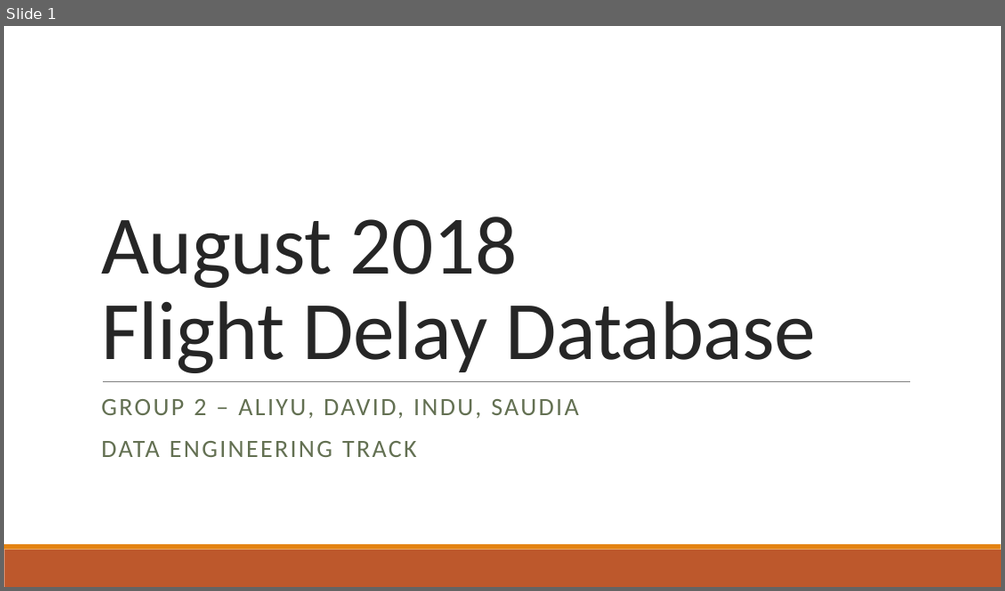
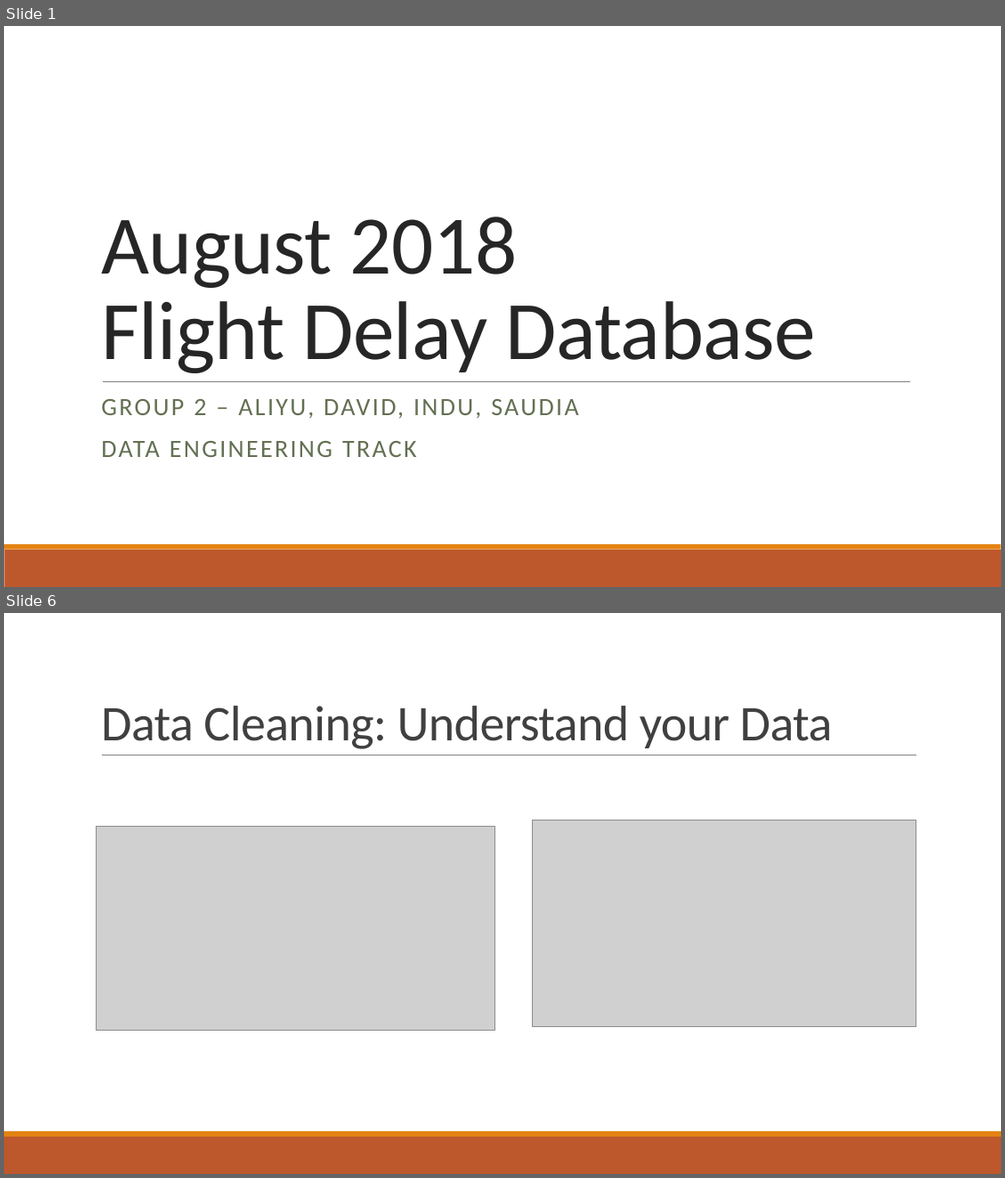
Before and after one commit to DKogge/airport, a slide deck: August 2018.pptx. Shown one above the other, each under a label of ours: slide 1 before the commit, slides 1 and 6 after it; the slides between them are not shown. The pictures are 1005x591 and 1005x1178 pixels, drawn with LibreOffice and Linux fonts; fonts in the diff are those of the drawing; grey boxes stand for pictures. Boxes give left, top, right and bottom in pixels: in the first picture for what was removed or moved away, otherwise in the second. Text is boxed around its words. In the diff, an @@ line names an element or a change of style, - is before the commit and + after.

```diff
--- a/August 2018.pptx
+++ b/August 2018.pptx
@@ slide 6 added at <box>4,613,1001,1174</box>, background #FFFFFF; not listed: 2 template elements that a slide beside it also shows @@
@@ title added at <box>101,706,833,749</box>, 48 pt, text #404040 @@
+Data Cleaning: Understand your Data
@@ line added from (102, 755) to (917, 755), #808080 0.5 pt @@
@@ picture added at <box>96,826,494,1030</box> @@
@@ picture added at <box>533,820,916,1027</box> @@
```
Also in this commit, not shown: 1 slide changed, 3 other slides added, 1 other file.
